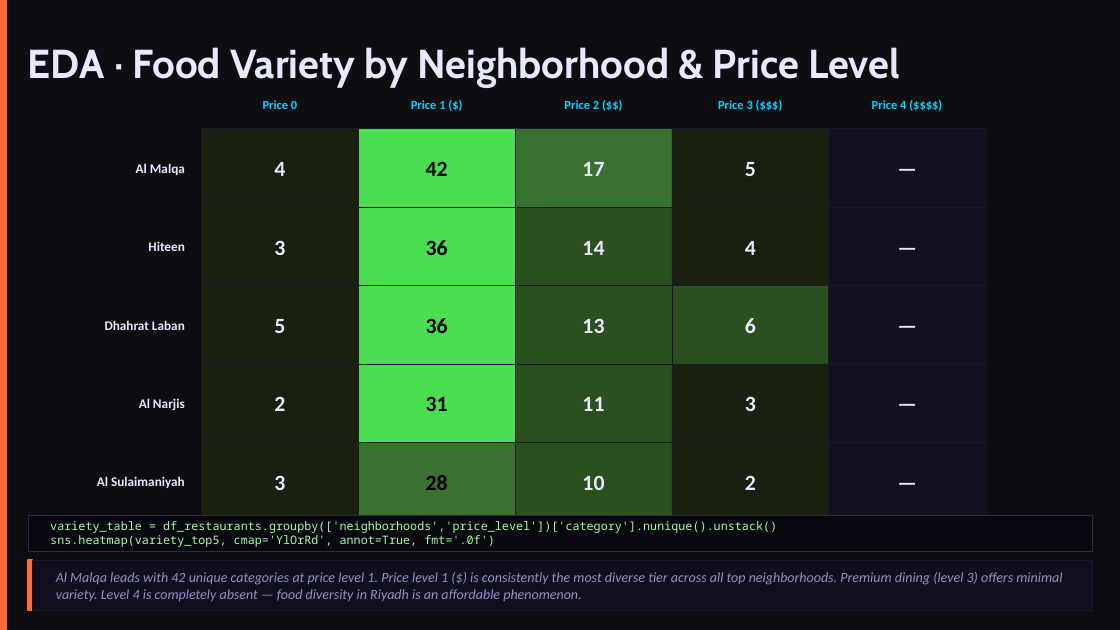
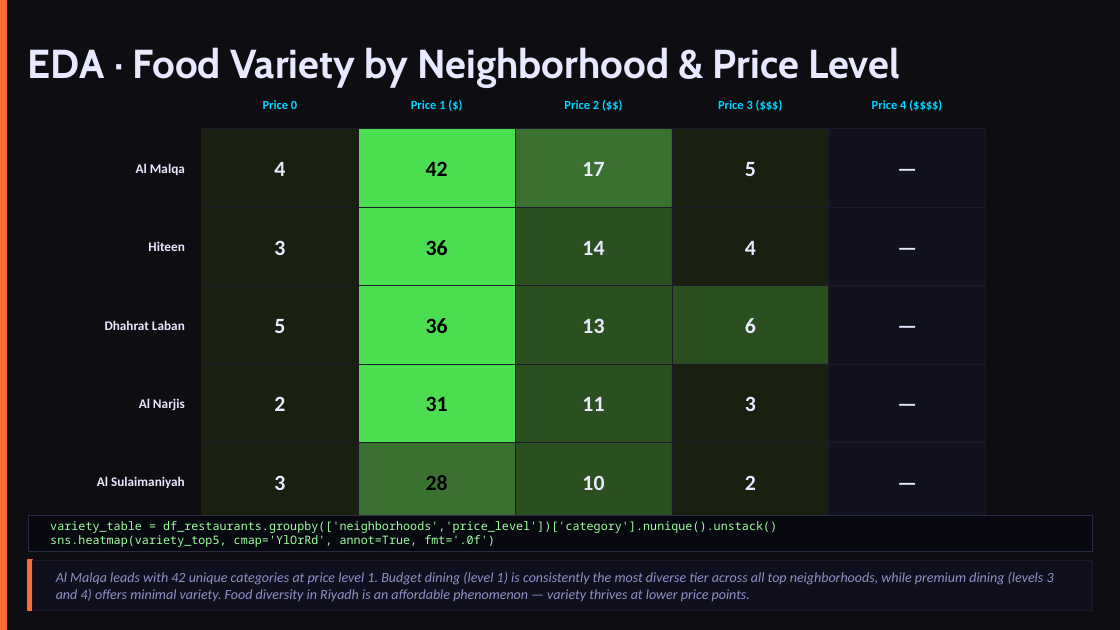
Before and after one commit to AbdulrahmanB-25/EDA_Project, a slide deck: slide 18 of presentation.pptx (slide 12 before the commit). Drawn at 1120x630 pixels with LibreOffice and Linux fonts; fonts in the diff are those of the drawing. Boxes give left, top, right and bottom in pixels: in the first picture for what was removed or moved away, otherwise in the second. Text is boxed around its words. In the diff, an @@ line names an element or a change of style, - is before the commit and + after.

```diff
--- a/presentation.pptx
+++ b/presentation.pptx
@@ text at (x1=56, y1=572, x2=1054, y2=602): text changed @@
-Al Malqa leads with 42 unique categories at price level 1. Price level 1 ($) is consistently the most diverse tier across all top neighborhoods. Premium dining (level 3) offers minimal variety. Level 4 is completely absent — food diversity in Riyadh is an affordable phenomenon.
+Al Malqa leads with 42 unique categories at price level 1. Budget dining (level 1) is consistently the most diverse tier across all top neighborhoods, while premium dining (levels 3 and 4) offers minimal variety. Food diversity in Riyadh is an affordable phenomenon — variety thrives at lower price points.
```
Also in this commit, not shown: 16 other slides changed, 7 slides added, 1 slide removed.
